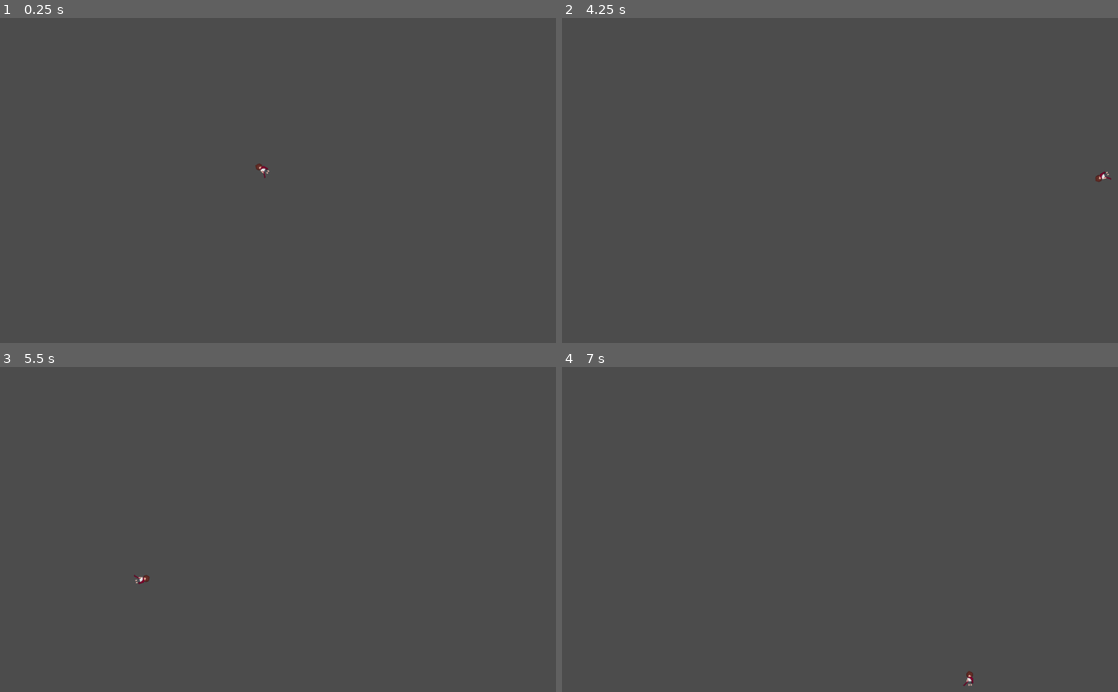
Above: before the commit, frames 1-4 (two rows, left to right).
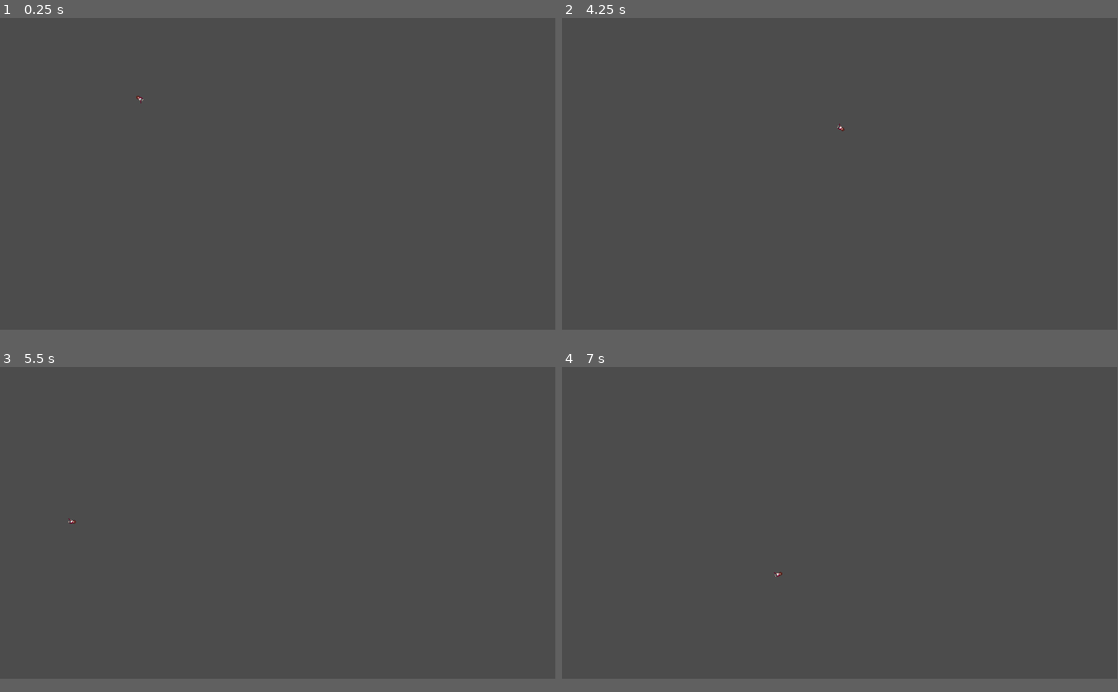
Above: after the commit, the same moments.

Repository: LadyVolk/The-Modern-Triad
Game: Godot game, scene res://Level.tscn
Two runs of this game, one before a commit and one after it. Both use one fixed random seed, a clock stepped at 60 frames per second and the inputs below.
Inputs (mouse positions are in pixels of both pictures, inside the frame that each line leads up to):
- Up to frame 1 (0.25 s): no input
- Up to frame 2 (4.25 s): tap Enter at 0.5, 2.75 s; move the mouse to (962, 164) at 0.52 s; hold D (player_right) 0.53-1.28 s; hold Space (player_dash) 0.53-1.28 s; move the mouse to (728, 196) at 1.27 s; hold S (player_down) 1.28-2.03 s; tap Space (player_dash) at 1.35, 2, 2.85, 3.5 s; move the mouse to (895, 109) at 2.02 s; hold D (player_right) 2.03-2.78 s; hold Space (player_dash) 2.03-2.78 s; move the mouse to (812, 245) at 2.77 s; hold W (player_up) 2.78-3.53 s; move the mouse to (1006, 229) at 3.52 s; hold A (player_left) from 3.53 s (still down); hold Space (player_dash) from 3.53 s (still down)
- Up to frame 3 (5.5 s): tap Enter at 4.25 s; move the mouse to (111, 480) at 4.27 s; release Space (player_dash) at 4.28 s; tap Space (player_dash) at 4.35, 5 s; move the mouse to (305, 529) at 5.02 s; release A (player_left) at 5.03 s; hold S (player_down) from 5.03 s (still down); hold Space (player_dash) from 5.03 s (still down)
- Up to frame 4 (7 s): move the mouse to (756, 448) at 5.77 s; release S (player_down) at 5.78 s; release Space (player_dash) at 5.78 s; hold D (player_right) 5.78-6.53 s; tap Space (player_dash) at 5.85 s; move the mouse to (962, 513) at 6.52 s; hold W (player_up) from 6.53 s (still down); hold Space (player_dash) from 6.53 s (still down)
In our replay, the window is 800x468 before the commit and 799x449 after it. These sizes can differ from the game's own. Grey fills any space a smaller window leaves; there, only what the larger window draws over its background counts as a difference.

The runs differ from the first frame. In frame 1, less than 0.1% of the frame differs, in the area x 24-49%, y 23-50%; in frame 2, less than 0.1%; in frame 3, less than 0.1%, in the area x 12-27%, y 46-67%; in frame 4, less than 0.1%.

Commit message:
added level walls

Diff:
--- a/game/Level.tscn
+++ b/game/Level.tscn
@@ -6,3 +6,19 @@
 
 [node name="Player" parent="." instance=ExtResource( 1 )]
 position = Vector2( 467, 263 )
+
+[node name="ArenaWalls" type="StaticBody2D" parent="."]
+
+[node name="TopWall" type="CollisionPolygon2D" parent="ArenaWalls"]
+polygon = PoolVector2Array( 1920, 0, 1920, 30, 0, 30, 0, 0 )
+
+[node name="BottonWall" type="CollisionPolygon2D" parent="ArenaWalls"]
+polygon = PoolVector2Array( 1920, 1050, 1920, 1080, 0, 1080, 0, 1050 )
+
+[node name="LeftWall" type="CollisionPolygon2D" parent="ArenaWalls"]
+position = Vector2( 0, 1080 )
+polygon = PoolVector2Array( 0, 0, 0, -1080, 30, -1080, 30, 0 )
+
+[node name="RightWall" type="CollisionPolygon2D" parent="ArenaWalls"]
+position = Vector2( 0, 1080 )
+polygon = PoolVector2Array( 1890, 0, 1890, -1080, 1920, -1080, 1920, 0 )
--- a/game/project.godot
+++ b/game/project.godot
@@ -18,6 +18,11 @@
 config/name="The Modern Triad"
 run/main_scene="res://Level.tscn"
 config/icon="res://icon.png"
+
+[display]
+
+window/size/width=1920
+window/size/height=1080
 
 [input]
 
